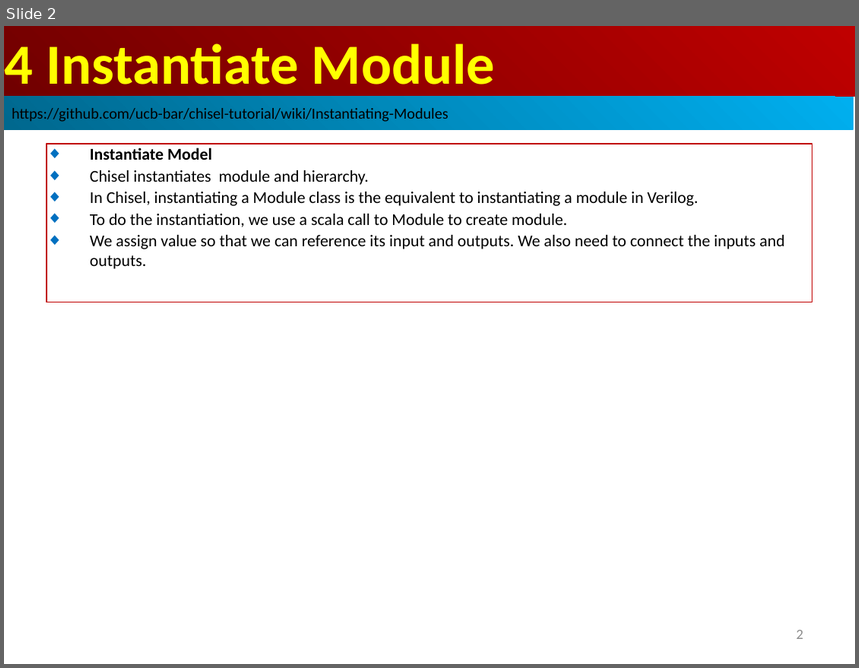
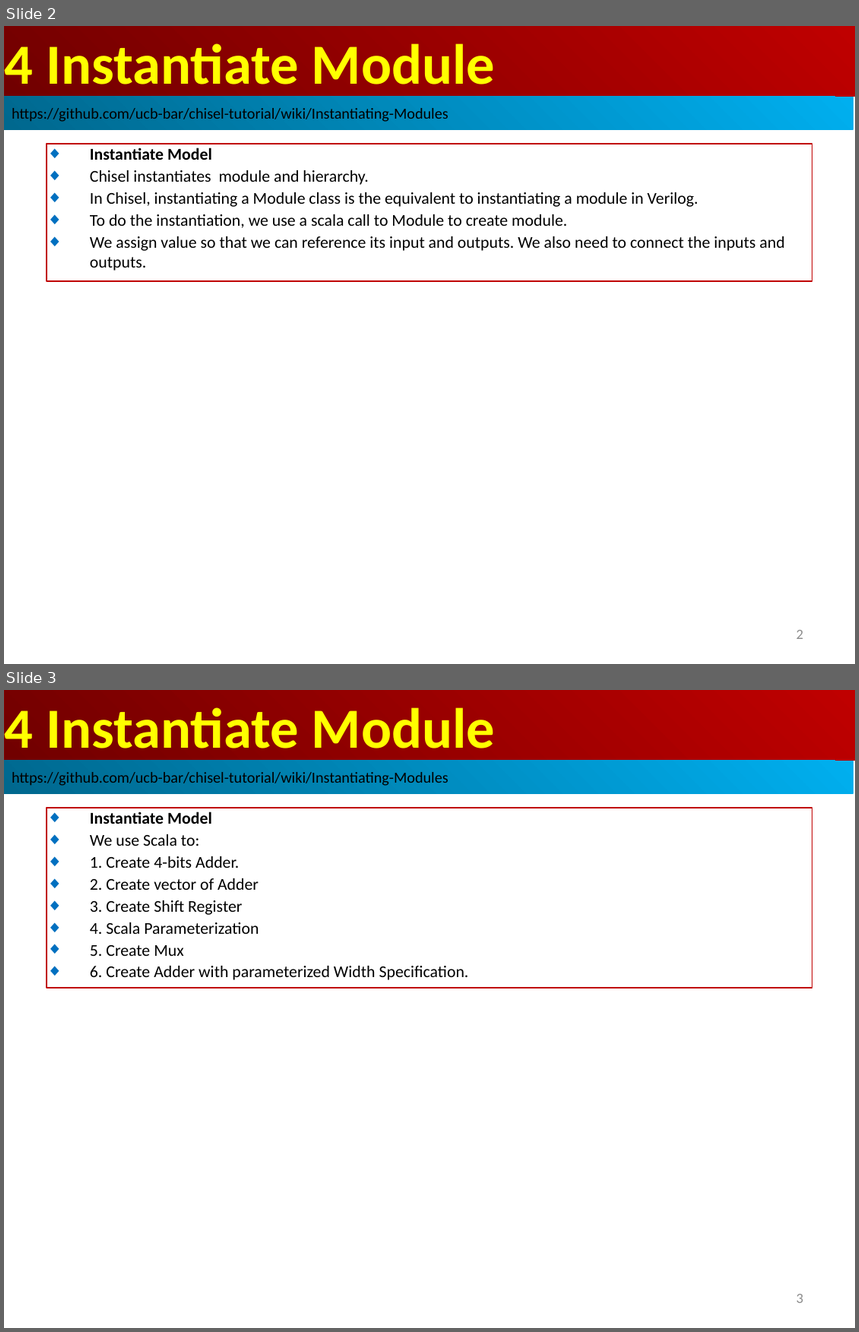
Before and after one commit to peterhchen/AIU_CS800_Chisel, a slide deck: 700_Dev_Guide/004_Module/000_Video/004_Module.ppt. Shown one above the other, each under a label of ours: slide 2 before the commit, slides 2 and 3 after it. The pictures are 859x668 and 859x1332 pixels, drawn with LibreOffice and Linux fonts; fonts in the diff are those of the drawing. Boxes give left, top, right and bottom in pixels: in the first picture for what was removed or moved away, otherwise in the second. Text is boxed around its words. In the diff, an @@ line names an element or a change of style, - is before the commit and + after.

```diff
--- a/700_Dev_Guide/004_Module/000_Video/004_Module.ppt
+++ b/700_Dev_Guide/004_Module/000_Video/004_Module.ppt
@@ slide 3 added at <box>4,690,855,1328</box>, background #FFFFFF @@
@@ rectangle added at <box>5,690,855,761</box>, fill gradient #BF0000 to #710000, 48 pt, text #FFFF00, bold @@
+4 Instantiate Module
@@ rectangle added at <box>4,761,854,794</box>, fill gradient #00AFEF to #00688E, 13 pt, text #000000 @@
+https://github.com/ucb-bar/chisel-tutorial/wiki/Instantiating-Modules
@@ rectangle added at <box>47,808,813,988</box>, outline #C00000 0.74 pt, 14 pt, text #000000 @@
+◆ Instantiate Model
+◆ We use Scala to:
+◆ 1. Create 4-bits Adder.
+◆ 2. Create vector of Adder
+◆ 3. Create Shift Register
+◆ 4. Scala Parameterization
+◆ 5. Create Mux
+◆ 6. Create Adder with parameterized Width Specification.
@@ page number added at <box>797,1294,804,1303</box>, 12 pt, text #8B8B8B @@
+3
@@ slide 2 changed as well @@
@@ rectangle "Instantiate Model": place and size @@
-rectangle "Instantiate Model" at <box>47,144,813,303</box>
+rectangle "Instantiate Model" at <box>47,144,813,281</box>
```
Also in this commit, not shown: 1 other slide changed.
